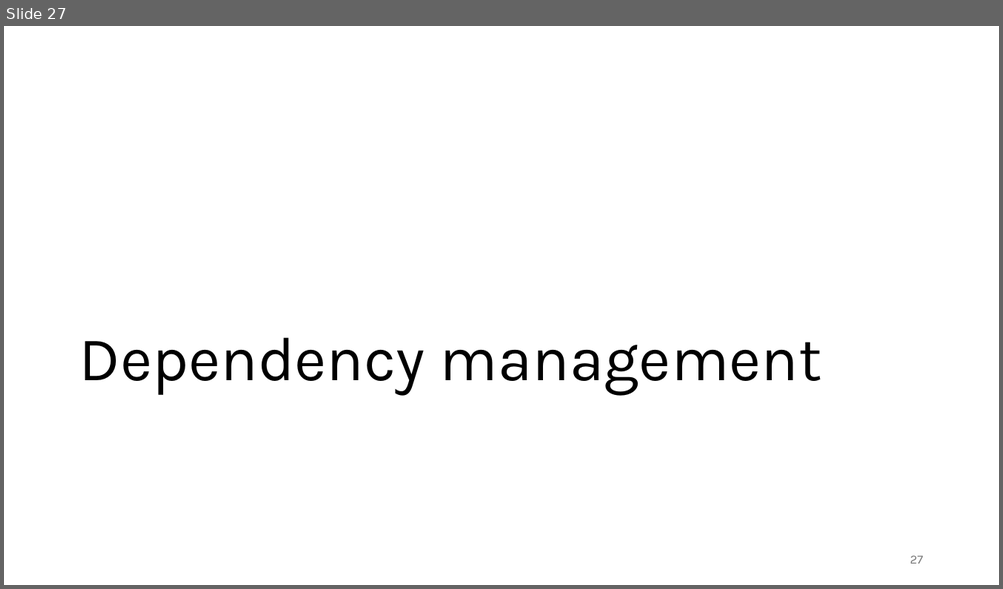
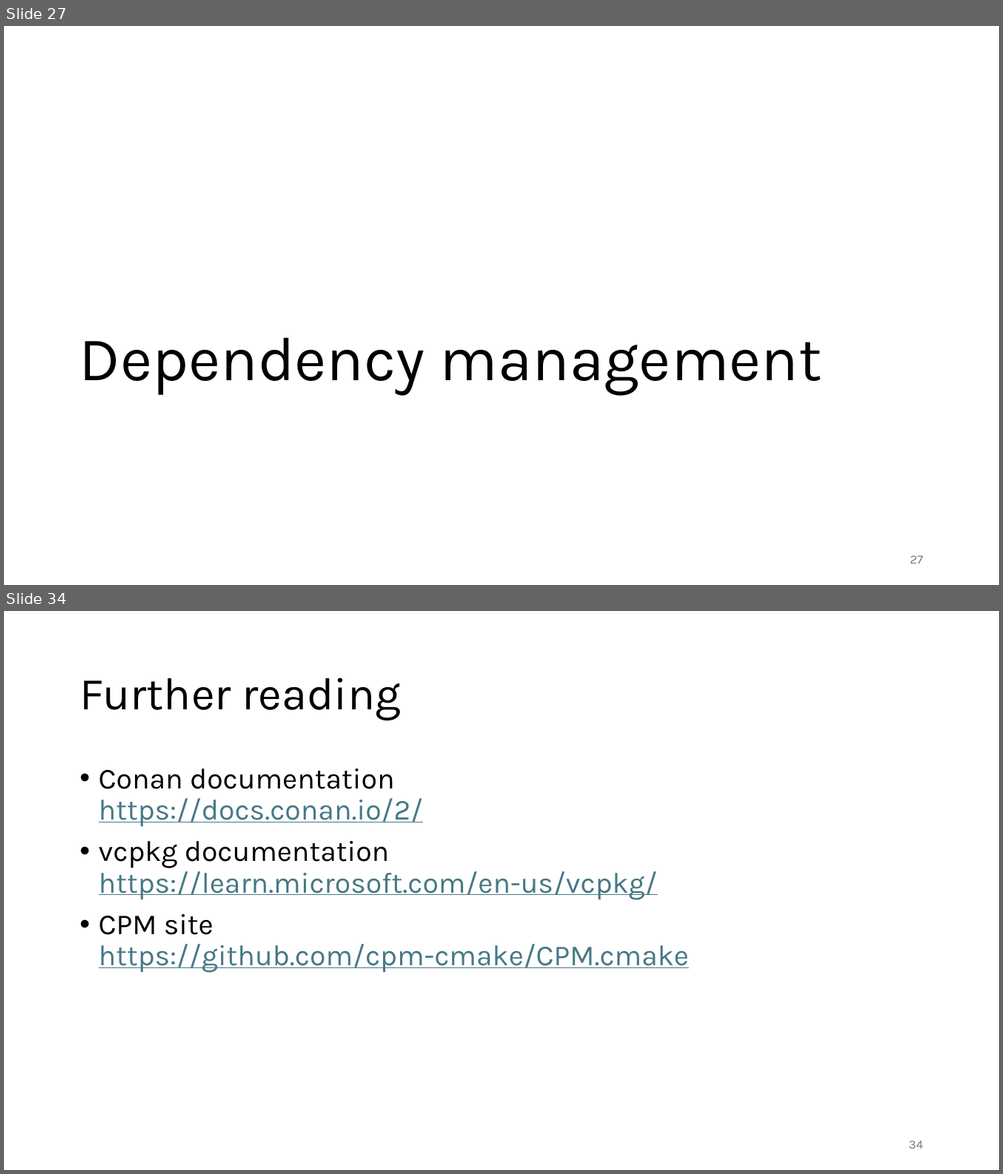
Before and after one commit to gjbex/C-plus-plus-software-engineering, a slide deck: cpp_software_engineering.pptx. Shown one above the other, each under a label of ours: slide 27 before the commit, slides 27 and 34 after it; the slides between them are not shown. The pictures are 1003x589 and 1003x1174 pixels, drawn with LibreOffice and Linux fonts; fonts in the diff are those of the drawing. Boxes give left, top, right and bottom in pixels: in the first picture for what was removed or moved away, otherwise in the second. Text is boxed around its words. In the diff, an @@ line names an element or a change of style, - is before the commit and + after.

```diff
--- a/cpp_software_engineering.pptx
+++ b/cpp_software_engineering.pptx
@@ slide 34 added at bbox=[4, 611, 999, 1170], background #FFFFFF @@
@@ title added at bbox=[79, 678, 400, 721], 44 pt, text #000000 @@
+Further reading
@@ text added at bbox=[99, 769, 688, 973], 28 pt, text #467886, underline @@
+• Conan documentation
+  https://docs.conan.io/2/
+• vcpkg documentation
+  https://learn.microsoft.com/en-us/vcpkg/
+• CPM site
+  https://github.com/cpm-cmake/CPM.cmake
@@ page number added at bbox=[908, 1141, 922, 1149], 12 pt, text #797979 @@
+34
```
Also in this commit, not shown: 6 slides changed, 6 other slides added.
